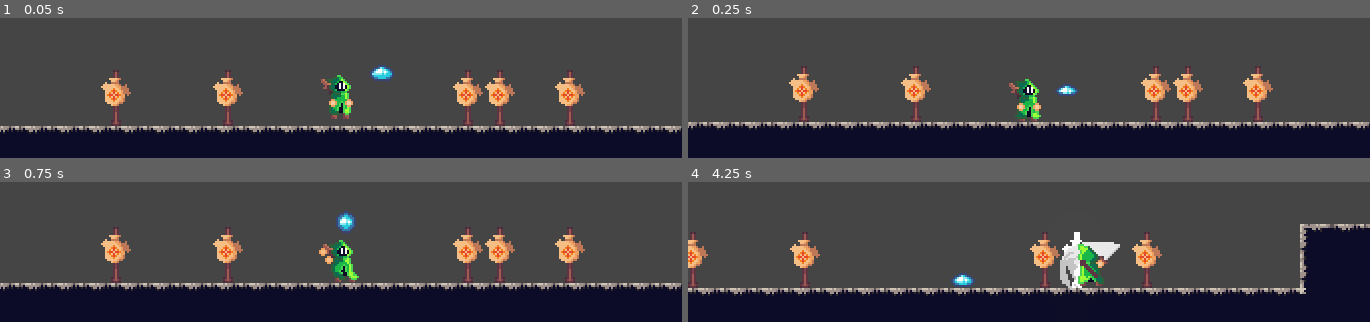
Above: before the commit, frames 1-4 (two rows, left to right).
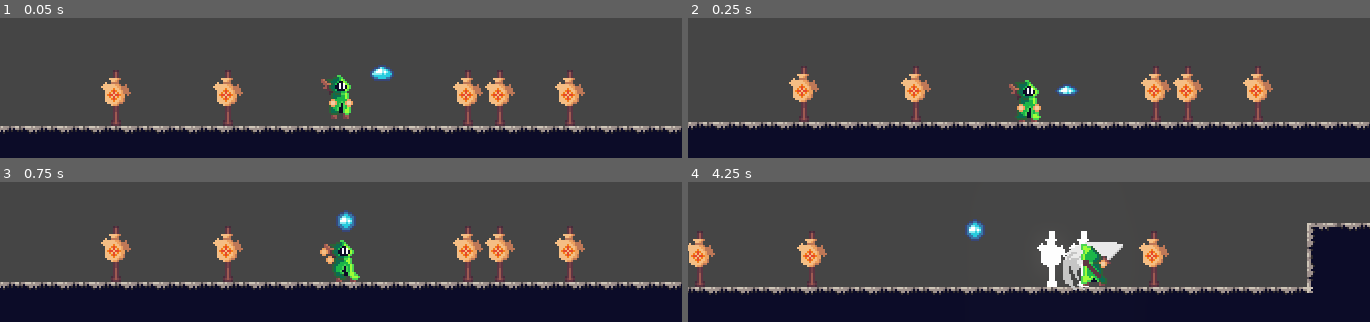
Above: after the commit, the same moments.

Repository: KrzysztofStaron/actionPlatformer
Game: Godot game, scene res://scenes/game.tscn
Same seed, same stepped clock (60 frames per second), same inputs: the game is played once before the commit and once after it.
Inputs (mouse positions are in pixels of both pictures, inside the frame that each line leads up to):
- Up to frame 1 (0.05 s): no input
- Up to frame 2 (0.25 s): no input
- Up to frame 3 (0.75 s): move the mouse to (outside the picture) at 0.52 s; press the mouse at (outside the picture) at 0.53 s; hold D (move_right) from 0.53 s (still down)
- Up to frame 4 (4.25 s): tap Space (jump) at 0.77, 1.52, 3.02, 3.77 s; move the mouse to (outside the picture) at 1.27 s; release D (move_right) at 1.28 s; release the mouse at (outside the picture) at 1.28 s; hold A (move_left) 1.28-2.03 s; tap Ctrl (walk) at 1.35, 2.85 s; move the mouse to (outside the picture) at 2.02 s; press the mouse at (outside the picture) at 2.03 s; hold D (move_right) 2.03-3.53 s; move the mouse to (994, 207) at 2.77 s; release the mouse at (994, 207) at 2.78 s; move the mouse to (1233, 187) at 3.52 s; press the mouse at (1233, 187) at 3.53 s; hold A (move_left) from 3.53 s (still down)

Frame 1 is identical in both runs. In frame 2, 0.3% of the frame differs, in the area x 47-52%, y 43-75%; in frame 3, 3.6%; in frame 4, 9.8%, in the area x 0-100%, y 26-82%.

Commit message:
fix collider

Diff:
--- a/player/player.gd
+++ b/player/player.gd
@@ -43,6 +43,7 @@
 	print("deth")
 	set_process(false)
 	set_physics_process(false)
+	$data/move.set_physics_process(false)
 
 func takeDamage(damage : int) -> void:
 	get_node("camera/shake").start()
--- a/player/player.tscn
+++ b/player/player.tscn
@@ -322,7 +322,7 @@
 tracks/6/keys = {
 "times": PoolRealArray( 0, 0.4, 0.9, 1.1 ),
 "transitions": PoolRealArray( 1, 1, 1, 1 ),
-"update": 0,
+"update": 1,
 "values": [ 0.2, 0.05, 0.4, 0.05 ]
 }
 
@@ -469,10 +469,8 @@
 texture = ExtResource( 1 )
 hframes = 2
 vframes = 2
-frame = 1
 
 [node name="collision" type="CollisionShape2D" parent="."]
-position = Vector2( 0, 0.5 )
 shape = SubResource( 24 )
 
 [node name="data" type="Node" parent="."]
@@ -489,7 +487,7 @@
 step = 210
 dust = ExtResource( 6 )
 jumpHeight = -145
-speedMultiplayer = 0.6
+speedMultiplayer = 0.2
 
 [node name="playerAnimations" type="AnimationPlayer" parent="."]
 anims/RESET = SubResource( 51 )
